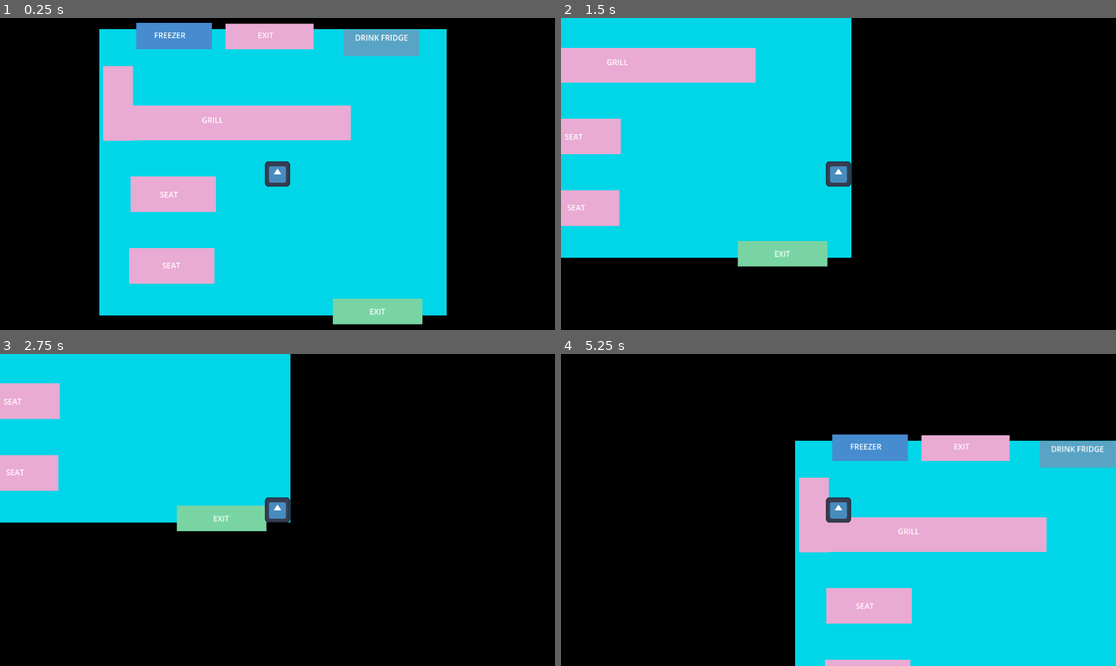
Above: before the commit, frames 1-4 (two rows, left to right).
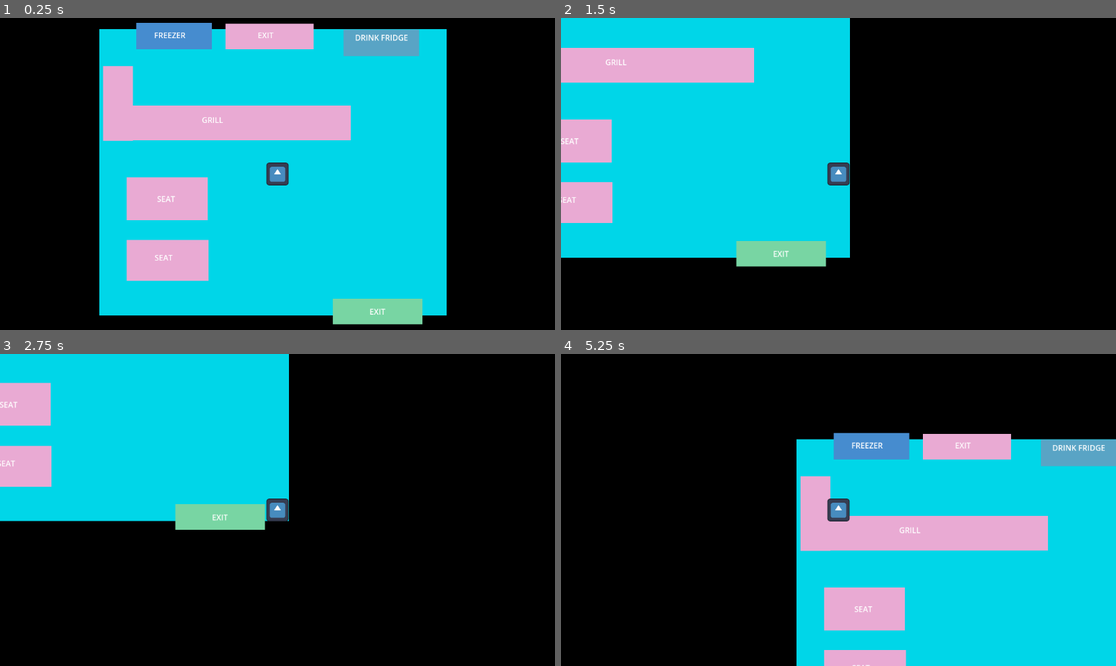
Above: after the commit, the same moments.

Repository: iListenToSludge/Pizza-Interactive
Game: Godot game, scene res://resturaunt.tscn
Same seed, same stepped clock (60 frames per second), same inputs: the game is played once before the commit and once after it. This scene is started directly instead of the project's main scene. The engine's default icon, where the game draws it, is replaced by a stand-in: a white triangle on a blue panel in a dark square.
Inputs:
- Up to frame 1 (0.25 s): no input
- Up to frame 2 (1.5 s): tap Enter at 0.5 s; hold D (move right) 0.53-1.28 s; hold S (move down) from 1.28 s (still down)
- Up to frame 3 (2.75 s): release S (move down) at 2.03 s; hold D (move right) from 2.03 s (still down)
- Up to frame 4 (5.25 s): tap Space at 2.75 s; release D (move right) at 2.78 s; hold W (move up) 2.78-3.53 s; hold A (move left) 3.53-5.03 s; tap Enter at 5 s; hold S (move down) from 5.03 s (still down)

The runs differ from the first frame. In frame 1, 1.7% of the frame differs, in the area x 22-53%, y 45-86%; in frame 2, 1.7%; in frame 3, 1.9%; in frame 4, 3.2%, in the area x 42-100%, y 25-100%.

Commit message:
added seats into static body node

Diff:
--- a/pizza-interactive/resturaunt.tscn
+++ b/pizza-interactive/resturaunt.tscn
@@ -90,12 +90,16 @@
 position = Vector2(224, 86)
 shape = SubResource("CapsuleShape2D_x0n7s")
 
-[node name="ColorRect9" type="ColorRect" parent="."]
+[node name="StaticBody2D4" type="StaticBody2D" parent="."]
+position = Vector2(246.00003, 248.00003)
+scale = Vector2(7.517571, 1.8379694)
+
+[node name="ColorRect9" type="ColorRect" parent="StaticBody2D4"]
 modulate = Color(0.9835326, 0.78318983, 0.88708925, 1)
-offset_left = 243.00002
-offset_top = 397.0
-offset_right = 266.54486
-offset_bottom = 437.26184
+offset_left = -0.6651124
+offset_top = 71.81838
+offset_right = 2.3429985
+offset_bottom = 96.980225
 scale = Vector2(7.517571, 1.8379694)
 color = Color(0.92774105, 0.8488901, 0.93099123, 1)
 
@@ -103,12 +107,12 @@
 position = Vector2(246.00003, 248.00003)
 scale = Vector2(7.517571, 1.8379694)
 
-[node name="ColorRect10" type="ColorRect" parent="."]
+[node name="ColorRect10" type="ColorRect" parent="StaticBody2D3"]
 modulate = Color(0.9835326, 0.78318983, 0.88708925, 1)
-offset_left = 246.00003
-offset_top = 248.00003
-offset_right = 269.54486
-offset_bottom = 288.26187
+offset_left = -1.1971993
+offset_top = 1.0881408
+offset_right = 1.7755218
+offset_bottom = 27.434057
 scale = Vector2(7.517571, 1.8379694)
 color = Color(0.92774105, 0.8488901, 0.93099123, 1)
 
@@ -159,17 +163,17 @@
 text = "GRILL"
 
 [node name="RichTextLabel5" type="RichTextLabel" parent="."]
-offset_left = 307.0
-offset_top = 274.0
-offset_right = 427.0
-offset_bottom = 314.0
+offset_left = 301.0
+offset_top = 283.0
+offset_right = 421.0
+offset_bottom = 323.0
 text = "SEAT"
 
 [node name="RichTextLabel6" type="RichTextLabel" parent="."]
-offset_left = 312.0
-offset_top = 421.0
-offset_right = 432.0
-offset_bottom = 461.0
+offset_left = 296.0
+offset_top = 405.0
+offset_right = 345.0
+offset_bottom = 432.0
 text = "SEAT"
 
 [node name="RichTextLabel7" type="RichTextLabel" parent="."]
@@ -181,6 +185,6 @@
 
 [node name="CharacterBody2D" parent="." instance=ExtResource("2_0eybj")]
 position = Vector2(551, 243)
-scale = Vector2(0.39880437, 0.40742108)
+scale = Vector2(0.35880437, 0.36741865)
 
 [node name="Camera2D" type="Camera2D" parent="CharacterBody2D"]
